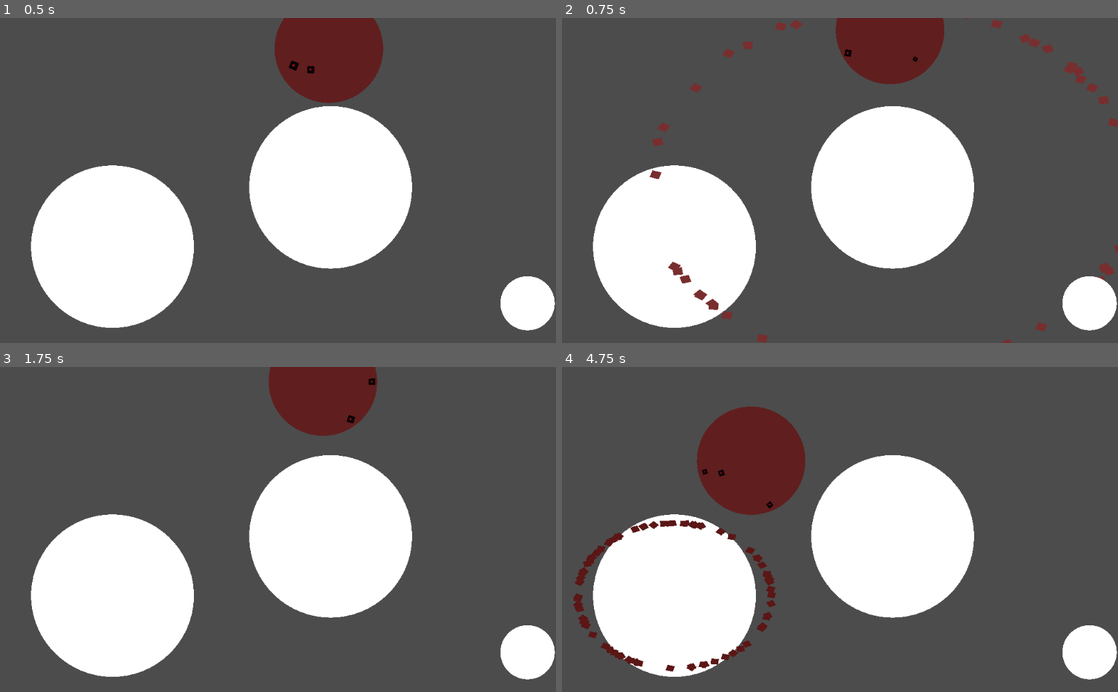
Above: before the commit, frames 1-4 (two rows, left to right).
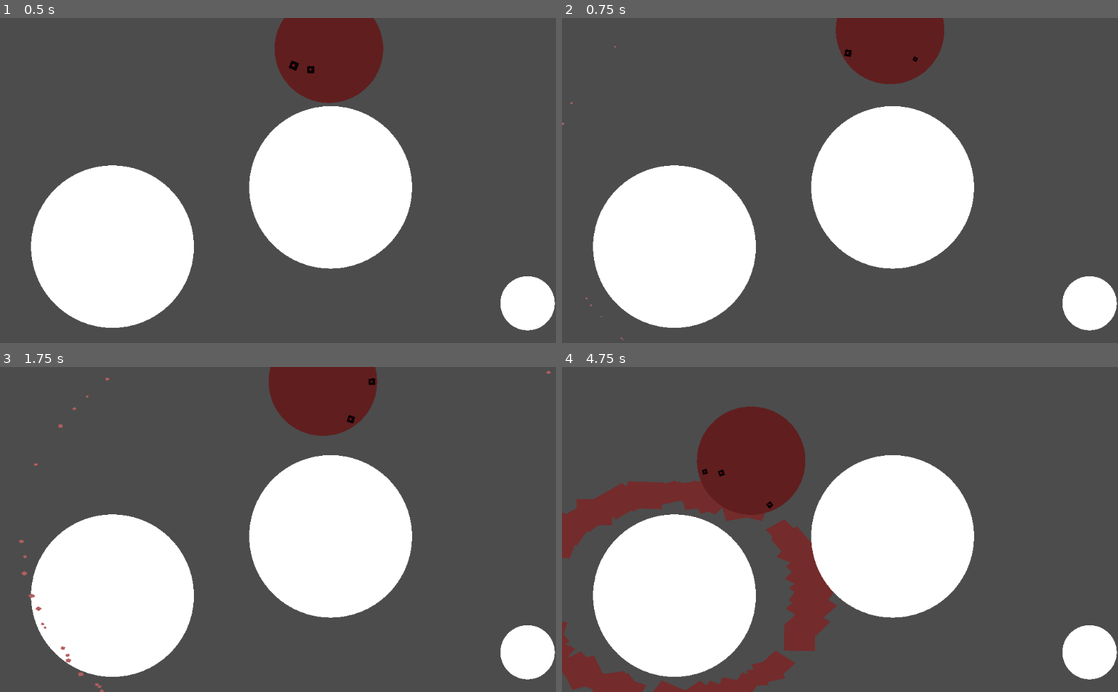
Above: after the commit, the same moments.

Repository: PaganSeaWitch/TechDemosForFunAndProfit
Game: Godot game, scene res://plinko.tscn
The game is run twice, just before and just after one commit, with the same random seed, the same clock (stepped at 60 frames per second) and the same inputs. The engine's default icon, where the game draws it, is replaced by a stand-in: a white triangle on a blue panel in a dark square.
Inputs:
- Up to frame 1 (0.5 s): no input
- Up to frame 2 (0.75 s): no input
- Up to frame 3 (1.75 s): no input
- Up to frame 4 (4.75 s): no input

Frame 1 is identical in both runs. In frame 2, 1.1% of the frame differs, in the area x 0-100%, y 0-100%; in frame 3, 0.1%; in frame 4, 8.6%, in the area x 0-50%, y 34-100%.

Commit message:
particular particles

Diff:
--- a/PARTICLES/GODOT/PARTICLES/BALL.gd
+++ b/PARTICLES/GODOT/PARTICLES/BALL.gd
@@ -12,7 +12,10 @@
 
 
 
-func _on_BALL_body_entered(body):
+
+
+
+func _on_BALL_body_shape_entered(body_id, body, body_shape, local_shape):
 	print("something explodes")
 	if(body.has_method("explode")):
 		print("something explodes")
--- a/PARTICLES/GODOT/PARTICLES/BALL.tscn
+++ b/PARTICLES/GODOT/PARTICLES/BALL.tscn
@@ -51,5 +51,4 @@
 scale_amount_random = 0.15
 color = Color( 0.945098, 0.0941176, 0.0941176, 1 )
 
-[connection signal="body_entered" from="." to="." method="_on_BALL_body_entered"]
 [connection signal="body_shape_entered" from="." to="." method="_on_BALL_body_shape_entered"]
--- a/PARTICLES/GODOT/PARTICLES/PEG.gd
+++ b/PARTICLES/GODOT/PARTICLES/PEG.gd
@@ -3,4 +3,5 @@
 
 
 func explode():
-	self.get_child(1).emitting = true
+	if(self.get_child(0).get_child(0).emitting == false):
+		self.get_child(0).get_child(0).emitting = true
--- a/PARTICLES/GODOT/PARTICLES/PEG.tscn
+++ b/PARTICLES/GODOT/PARTICLES/PEG.tscn
@@ -5,25 +5,23 @@
 [sub_resource type="CircleShape2D" id=1]
 radius = 0.979893
 
-[sub_resource type="SphereMesh" id=2]
-
-[sub_resource type="Gradient" id=4]
+[sub_resource type="Gradient" id=3]
 colors = PoolColorArray( 0.298039, 0.0392157, 0.0392157, 1, 0.788235, 0.443137, 0.443137, 1 )
 
-[sub_resource type="GradientTexture" id=5]
-gradient = SubResource( 4 )
+[sub_resource type="GradientTexture" id=4]
+gradient = SubResource( 3 )
 
-[sub_resource type="Curve" id=6]
-_data = [ Vector2( 0.0744681, 0.457055 ), 0.0, 0.0, 0, 0, Vector2( 1, 1 ), 0.0, 0.0, 0, 0 ]
+[sub_resource type="Curve" id=5]
+_data = [ Vector2( 0, 1 ), 0.0, 0.0, 0, 0, Vector2( 1, 0.0260736 ), 0.0, 0.0, 0, 0 ]
 
-[sub_resource type="CurveTexture" id=7]
-curve = SubResource( 6 )
+[sub_resource type="CurveTexture" id=6]
+curve = SubResource( 5 )
 
-[sub_resource type="ParticlesMaterial" id=3]
+[sub_resource type="ParticlesMaterial" id=7]
 flag_disable_z = true
 spread = 180.0
 gravity = Vector3( 0, 0, 0 )
-initial_velocity = 70.0
+initial_velocity = 100.0
 orbit_velocity = 0.0
 orbit_velocity_random = 0.0
 linear_accel = 84.61
@@ -31,31 +29,31 @@
 radial_accel = 16.92
 damping = 50.0
 angle = 270.0
-angle_random = 0.33
-scale_random = 1.0
-scale_curve = SubResource( 7 )
-color_ramp = SubResource( 5 )
+angle_random = 0.68
+scale = 3.0
+scale_random = 0.79
+scale_curve = SubResource( 6 )
+color_ramp = SubResource( 4 )
+
+[sub_resource type="SphereMesh" id=2]
 
 [node name="PEG" type="StaticBody2D"]
-position = Vector2( 201.718, 203.59 )
 scale = Vector2( 150, 150 )
 script = ExtResource( 2 )
 
 [node name="CollisionShape2D" type="CollisionShape2D" parent="."]
-scale = Vector2( 1, 1 )
 shape = SubResource( 1 )
 
-[node name="StaticBody2D" type="MeshInstance2D" parent="CollisionShape2D"]
-scale = Vector2( 1, 1 )
-mesh = SubResource( 2 )
-
-[node name="Particles2D" type="Particles2D" parent="."]
+[node name="Particles2D" type="Particles2D" parent="CollisionShape2D"]
 scale = Vector2( 0.2, 0.15 )
 emitting = false
 amount = 75
-lifetime = 0.5
+lifetime = 0.2
 one_shot = true
 explosiveness = 1.0
 randomness = 0.56
 visibility_rect = Rect2( 0, 0, 0, 0 )
-process_material = SubResource( 3 )
+process_material = SubResource( 7 )
+
+[node name="StaticBody2D" type="MeshInstance2D" parent="CollisionShape2D"]
+mesh = SubResource( 2 )
Not shown: 2 places in PARTICLES/GODOT/PARTICLES/BALL.tscn that only renumber resources
